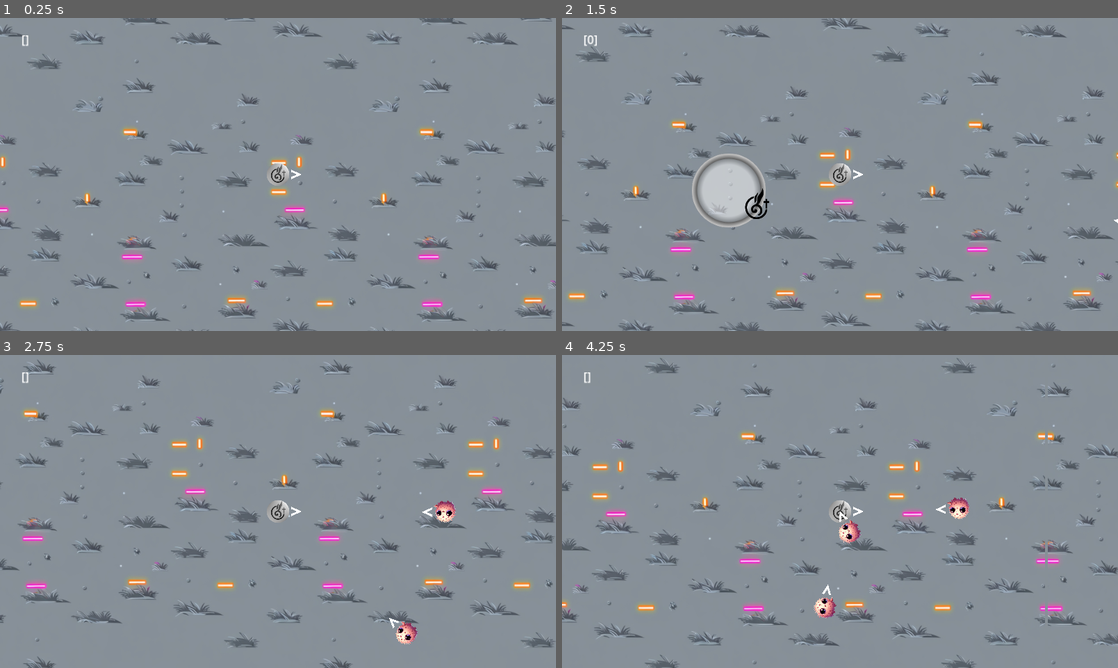
Above: before the commit, frames 1-4 (two rows, left to right).
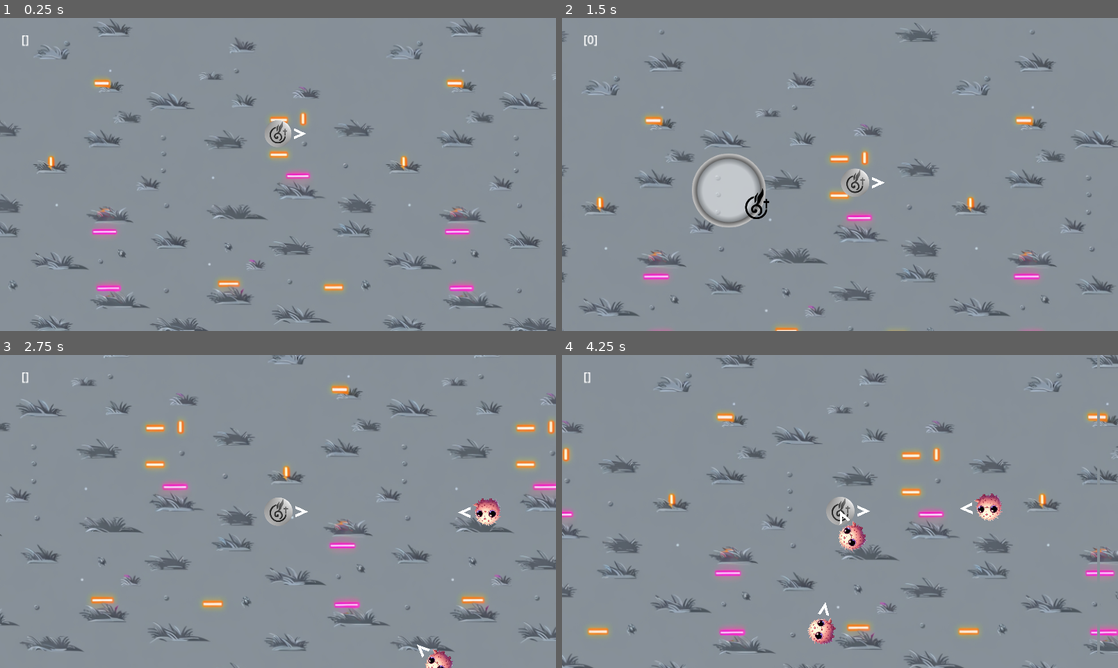
Above: after the commit, the same moments.

Repository: Pneumaturgy/PorNada
Game: Godot game, scene res://Scenes/Main.tscn
The game is run twice, just before and just after one commit, with the same random seed, the same clock (stepped at 60 frames per second) and the same inputs.
Inputs (mouse positions are in pixels of both pictures, inside the frame that each line leads up to):
- Up to frame 1 (0.25 s): no input
- Up to frame 2 (1.5 s): tap Enter at 0.5 s; move the mouse to (962, 158) at 0.52 s; hold D (move_right) 0.53-1.25 s; hold Right mouse button (fire) 0.53-1.25 s; click (962, 158) at 0.67 s; drag from (728, 190) to (812, 237) at 1.27 s
- Up to frame 3 (2.75 s): move the mouse to (333, 442) at 2.02 s; hold D (move_right) from 2.03 s (still down); tap Alt at 2.1 s
- Up to frame 4 (4.25 s): release D (move_right) at 2.75 s; drag from (812, 574) to (1006, 511) at 2.77 s; move the mouse to (1006, 558) at 3.52 s; hold A (move_left) from 3.53 s (still down); hold Right mouse button (fire) from 3.53 s (still down)

The runs differ from the first frame. In frame 1, 14% of the frame differs, in the area x 0-100%, y 0-100%; in frame 2, 12%; in frame 3, 14%; in frame 4, 15%.

Commit message:
added zoom, lerp, and death effect

Diff:
--- a/Scenes/PlayerCamera.tscn
+++ b/Scenes/PlayerCamera.tscn
@@ -3,23 +3,33 @@
 [sub_resource type="GDScript" id="GDScript_q544c"]
 script/source = "extends Camera2D
 class_name PlayerCamera2D
-var player
+@onready var player := get_parent().get_node(\"Player\")
+@export var min_zoom := Vector2(2.0,2.0)
+@export var max_zoom := Vector2(5.0,5.0)
+@export var zoom_speed := 0.1
+@export var zoom_factor := 0.01
+@export var follow_speed := 5.0
 
-# Called when the node enters the scene tree for the first time.
-func _ready():
-	find_player()
+func find_player():
+	if !player:
+		player = get_parent().get_node(\"Player\")
 
 # Called every frame. 'delta' is the elapsed time since the previous frame.
-func _process(delta):
-	follow_player()
+func _physics_process(delta):
+	if player != null:
+		## Move the camera
+		var target_position = player.position
+		var current_position = self.position
+		self.position = current_position.lerp(target_position, follow_speed * delta)
+		## Zoom the camera
+		var movement_speed = (position - current_position).length()
+		var zoom_adjustment = movement_speed * zoom_factor
+		var target_zoom = Vector2(max_zoom.x - zoom_adjustment, max_zoom.y - zoom_adjustment)
+		target_zoom = target_zoom.clamp(min_zoom, max_zoom)
+		zoom = zoom.lerp(target_zoom, zoom_speed)
+	else:
+		zoom = zoom.lerp(min_zoom, zoom_speed)
 
-func find_player():
-	player = get_parent().get_node(\"Player\")
-
-
-func follow_player():
-	if player:
-		self.global_position = player.global_position
 "
 
 [node name="PlayerCamera" type="Camera2D"]
